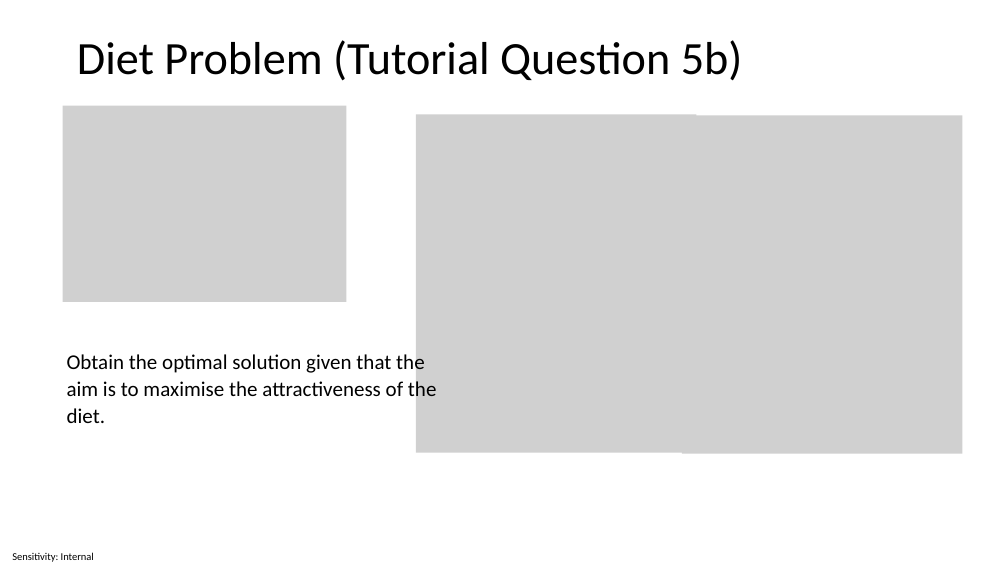
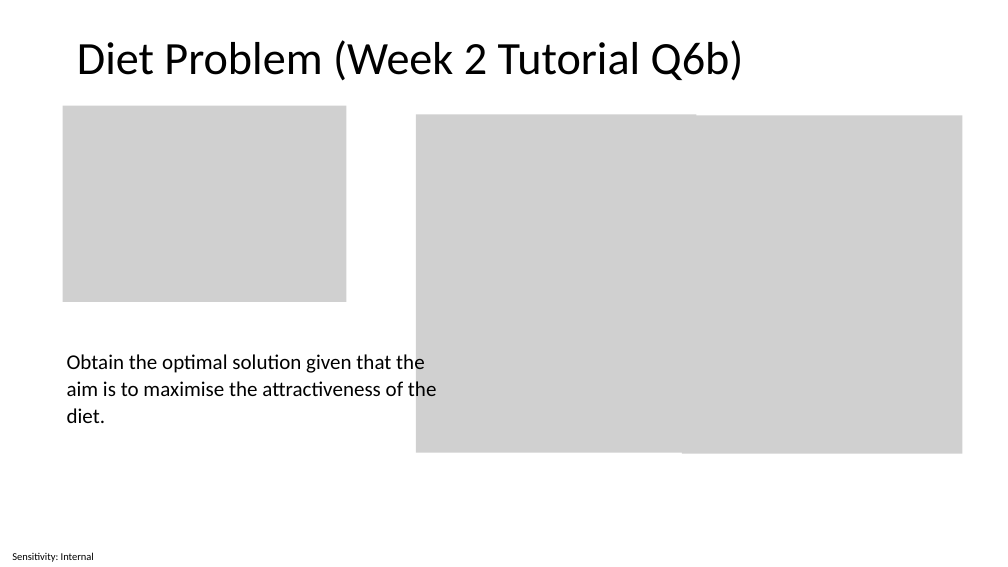
Before and after one commit to ctsallis/operational_research, a slide deck: slide 13 of content/Lectures/Semester 1/Week 03 - Linear Programming 2/1 Lecture/Week 3 - Linear Programming 2.pptx. Drawn at 1008x567 pixels with LibreOffice and Linux fonts; fonts in the diff are those of the drawing; grey boxes stand for pictures. Boxes give left, top, right and bottom in pixels: in the first picture for what was removed or moved away, otherwise in the second. Text is boxed around its words. In the diff, an @@ line names an element or a change of style, - is before the commit and + after.

```diff
--- a/content/Lectures/Semester 1/Week 03 - Linear Programming 2/1 Lecture/Week 3 - Linear Programming 2.pptx
+++ b/content/Lectures/Semester 1/Week 03 - Linear Programming 2/1 Lecture/Week 3 - Linear Programming 2.pptx
@@ title at bbox=[77, 40, 744, 81]: text changed @@
-Diet Problem (Tutorial Question 5b)
+Diet Problem (Week 2 Tutorial Q6b)
```
Also in this commit, not shown: 11 other slides changed, 6 other files.
